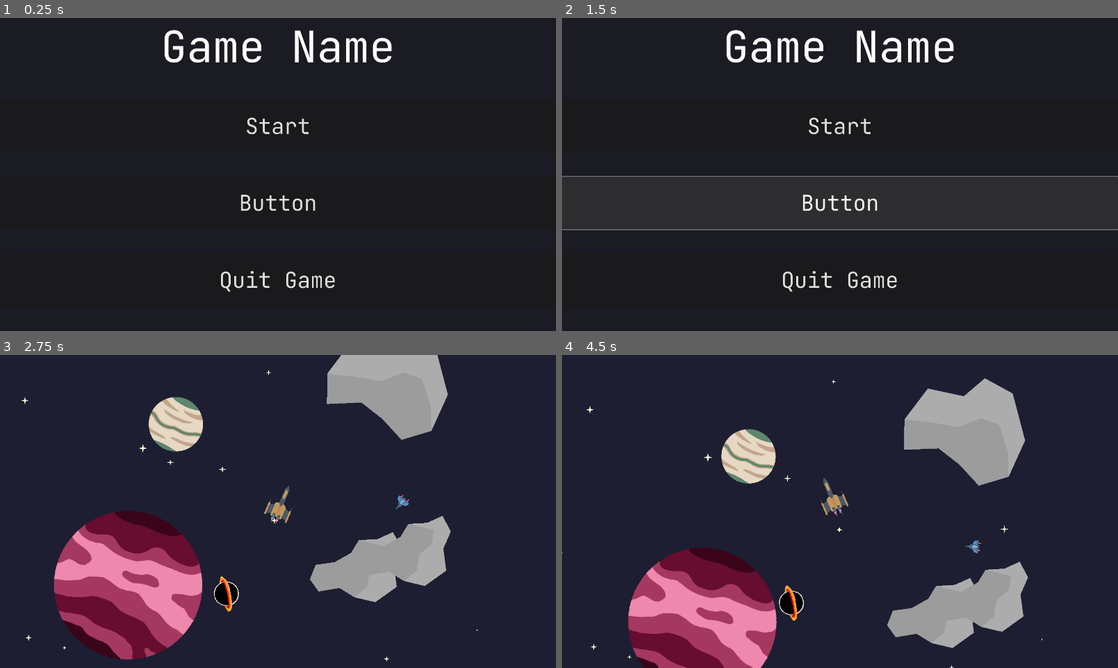
Above: before the commit, frames 1-4 (two rows, left to right).
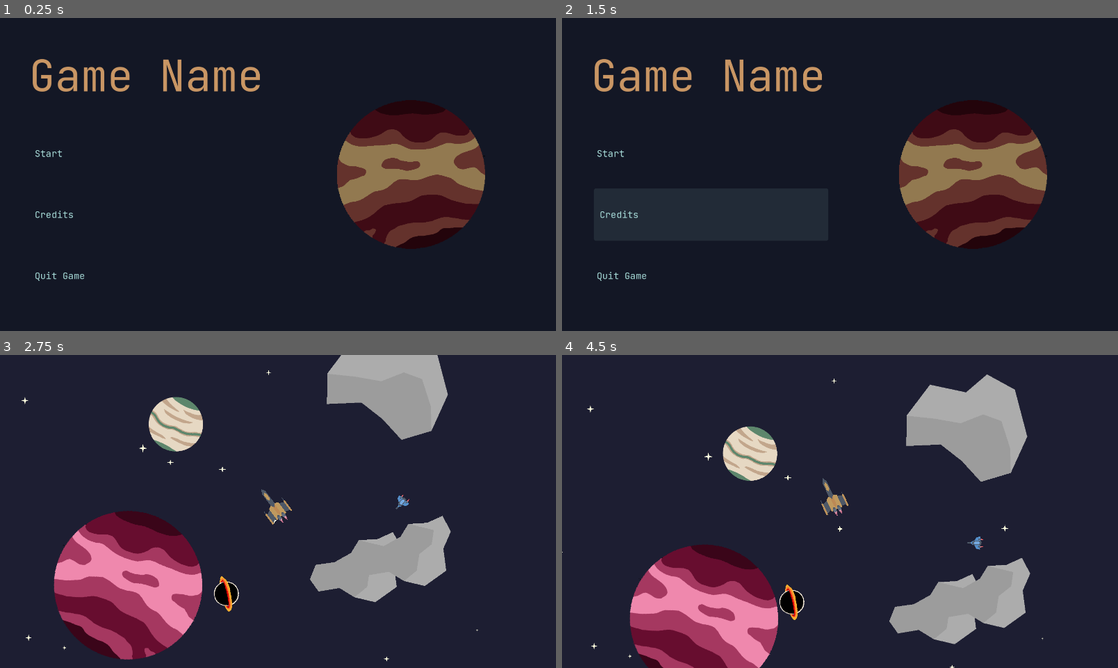
Above: after the commit, the same moments.

Repository: antax02/Ludum-Dare-58
Game: Godot game, scene res://scenes/ui/main_menu.tscn
The game is run twice, just before and just after one commit, with the same random seed, the same clock (stepped at 60 frames per second) and the same inputs.
Inputs (mouse positions are in pixels of both pictures, inside the frame that each line leads up to):
- Up to frame 1 (0.25 s): no input
- Up to frame 2 (1.5 s): click (840, 202) at 0.5 s, where only the run before the commit has a clickable "Button"; click (706, 215) at 1.25 s, where only the run after the commit has a clickable "Credits"
- Up to frame 3 (2.75 s): click "Start" at 2 s
- Up to frame 4 (4.5 s): move the mouse to (962, 495) at 2.77 s; hold Space (thrust) 2.78-3.53 s; hold Right mouse button (dash) 2.78-3.53 s; move the mouse to (728, 527) at 3.52 s; click (728, 527) at 3.6 s; move the mouse to (895, 442) at 4.27 s; hold Space (thrust) from 4.28 s (still down); hold Right mouse button (dash) from 4.28 s (still down)

The runs differ from the first frame. In frame 1, 13% of the frame differs, in the area x 5-88%, y 3-88%; in frame 2, 20%, in the area x 0-100%, y 3-88%; in frame 3, 0.2%; in frame 4, 4.7%.

Commit message:
Refactor main menu layout and add button hover animation
Reorganized the main menu scene structure for improved layout and visual hierarchy, including new containers and a planet image. Updated menu.gd to use explicit button references, added hover animations for buttons, and renamed signal handlers for clarity. Button styling and animation logic are now centralized for maintainability.

Diff:
--- a/scenes/ui/main_menu.tscn
+++ b/scenes/ui/main_menu.tscn
@@ -1,7 +1,8 @@
-[gd_scene load_steps=3 format=3 uid="uid://bsjqltcf88fn2"]
+[gd_scene load_steps=4 format=3 uid="uid://bsjqltcf88fn2"]
 
 [ext_resource type="Script" uid="uid://c8ikinlbxcjkg" path="res://scripts/menu.gd" id="1_fe2o3"]
 [ext_resource type="FontFile" uid="uid://ciwv1nxsex0wx" path="res://assets/fonts/JetBrainsMono-Regular.ttf" id="2_1g8jr"]
+[ext_resource type="Texture2D" uid="uid://but3detgwhiqj" path="res://assets/planet_01.png" id="3_1g8jr"]
 
 [node name="MainMenu" type="Control"]
 layout_mode = 3
@@ -12,6 +13,7 @@
 grow_vertical = 2
 
 [node name="menu" type="PanelContainer" parent="."]
+self_modulate = Color(3.3691526e-07, 0.39524272, 0.40246114, 0.5411765)
 layout_mode = 1
 anchors_preset = 15
 anchor_right = 1.0
@@ -20,11 +22,22 @@
 grow_vertical = 2
 script = ExtResource("1_fe2o3")
 
-[node name="VBoxContainer" type="VBoxContainer" parent="menu"]
+[node name="marign" type="MarginContainer" parent="menu"]
 layout_mode = 2
-theme_override_constants/separation = 85
+theme_override_constants/margin_left = 100
+theme_override_constants/margin_top = 100
+theme_override_constants/margin_right = 100
+theme_override_constants/margin_bottom = 100
 
-[node name="Game Name" type="Label" parent="menu/VBoxContainer"]
+[node name="layout" type="HBoxContainer" parent="menu/marign"]
+layout_mode = 2
+
+[node name="buttons" type="VBoxContainer" parent="menu/marign/layout"]
+layout_mode = 2
+theme_override_constants/separation = 0
+
+[node name="Game_Name" type="Label" parent="menu/marign/layout/buttons"]
+self_modulate = Color(0.7880323, 0.5890712, 0.39123064, 1)
 layout_mode = 2
 size_flags_vertical = 6
 theme_override_fonts/font = ExtResource("2_1g8jr")
@@ -32,33 +45,63 @@
 text = "Game Name"
 horizontal_alignment = 1
 
-[node name="Start" type="Button" parent="menu/VBoxContainer"]
+[node name="MarginContainer" type="MarginContainer" parent="menu/marign/layout/buttons"]
+layout_mode = 2
+theme_override_constants/margin_left = 0
+theme_override_constants/margin_top = 80
+theme_override_constants/margin_right = 0
+
+[node name="start" type="Button" parent="menu/marign/layout/buttons"]
+self_modulate = Color(0.66240066, 0.8693412, 0.8588538, 1)
 layout_mode = 2
 size_flags_vertical = 3
 theme_override_fonts/font = ExtResource("2_1g8jr")
 theme_override_font_sizes/font_size = 75
 text = "Start"
 
-[node name="Button2" type="Button" parent="menu/VBoxContainer"]
+[node name="MarginContainer2" type="MarginContainer" parent="menu/marign/layout/buttons"]
+layout_mode = 2
+theme_override_constants/margin_left = 0
+theme_override_constants/margin_top = 30
+theme_override_constants/margin_right = 0
+
+[node name="credits" type="Button" parent="menu/marign/layout/buttons"]
+self_modulate = Color(0.66240066, 0.8693412, 0.8588538, 1)
 layout_mode = 2
 size_flags_vertical = 3
 theme_override_fonts/font = ExtResource("2_1g8jr")
 theme_override_font_sizes/font_size = 75
-text = "Button"
+text = "Credits
+"
 
-[node name="Quit Game" type="Button" parent="menu/VBoxContainer"]
+[node name="MarginContainer3" type="MarginContainer" parent="menu/marign/layout/buttons"]
+layout_mode = 2
+theme_override_constants/margin_left = 0
+theme_override_constants/margin_top = 30
+theme_override_constants/margin_right = 0
+
+[node name="quit" type="Button" parent="menu/marign/layout/buttons"]
+self_modulate = Color(0.66240066, 0.8693412, 0.8588538, 1)
 layout_mode = 2
 size_flags_vertical = 3
 theme_override_fonts/font = ExtResource("2_1g8jr")
 theme_override_font_sizes/font_size = 75
 text = "Quit Game"
 
-[node name="MarginContainer5" type="MarginContainer" parent="menu/VBoxContainer"]
+[node name="MarginContainer" type="MarginContainer" parent="menu/marign/layout"]
 layout_mode = 2
-theme_override_constants/margin_left = 0
-theme_override_constants/margin_top = 0
-theme_override_constants/margin_right = 0
+theme_override_constants/margin_left = 100
 
-[connection signal="pressed" from="menu/VBoxContainer/Start" to="menu" method="_on_start_pressed"]
-[connection signal="pressed" from="menu/VBoxContainer/Button2" to="menu" method="_on_button_2_pressed"]
-[connection signal="pressed" from="menu/VBoxContainer/Quit Game" to="menu" method="_on_quit_game_pressed"]
+[node name="img_container" type="CenterContainer" parent="menu/marign/layout"]
+layout_mode = 2
+size_flags_horizontal = 3
+
+[node name="TextureRect" type="TextureRect" parent="menu/marign/layout/img_container"]
+modulate = Color(0.6085353, 0.89303005, 0.4600696, 1)
+layout_mode = 2
+texture = ExtResource("3_1g8jr")
+flip_h = true
+
+[connection signal="pressed" from="menu/marign/layout/buttons/start" to="menu" method="_on_start_pressed"]
+[connection signal="pressed" from="menu/marign/layout/buttons/credits" to="menu" method="_on_button_2_pressed"]
+[connection signal="pressed" from="menu/marign/layout/buttons/quit" to="menu" method="_on_quit_game_pressed"]
--- a/scripts/menu.gd
+++ b/scripts/menu.gd
@@ -1,15 +1,62 @@
 extends PanelContainer
 
 const WORLD = preload("res://scenes/world.tscn")
+@onready var play_button = $marign/layout/buttons/start
+@onready var credits_button = $marign/layout/buttons/credits
+@onready var quit_button = $marign/layout/buttons/quit
+@onready var title_label = $marign/layout/buttons/Game_Name
 
+var button_original_positions = {}
+
+func _ready():
+	play_button.pressed.connect(_on_start_pressed)
+	credits_button.pressed.connect(_on_credits_pressed)
+	quit_button.pressed.connect(_on_quit_pressed)
+
+	var buttons = get_all_buttons()
+	ButtonStyler.apply_style_to_buttons(buttons, HORIZONTAL_ALIGNMENT_LEFT)
+
+	await get_tree().process_frame
+	_setup_hover_animations(buttons)
+
+
+func get_all_buttons() -> Array[Button]:
+	return [play_button, credits_button, quit_button]
+
+
+func _setup_hover_animations(buttons: Array[Button]) -> void:
+	for button in buttons:
+		button_original_positions[button] = button.position.x
+		button.mouse_entered.connect(_on_button_hover.bind(button))
+		button.mouse_exited.connect(_on_button_unhover.bind(button))
+
+
+func _on_button_hover(button: Button):
+	if button_original_positions.has(button):
+		var tween = create_tween()
+		tween.set_ease(Tween.EASE_OUT)
+		tween.set_trans(Tween.TRANS_CUBIC)
+		tween.tween_property(button, "position:x",
+			button_original_positions[button] + ButtonStyler.HOVER_OFFSET,
+			ButtonStyler.HOVER_DURATION)
+
+
+func _on_button_unhover(button: Button):
+	if button_original_positions.has(button):
+		var tween = create_tween()
+		tween.set_ease(Tween.EASE_OUT)
+		tween.set_trans(Tween.TRANS_CUBIC)
+		tween.tween_property(button, "position:x",
+			button_original_positions[button],
+			ButtonStyler.HOVER_DURATION)
 
 func _on_start_pressed() -> void:
 	get_tree().change_scene_to_packed(WORLD)
 
 
-func _on_button_2_pressed() -> void:
+func _on_credits_pressed() -> void:
 	pass # Replace with function body.
 
 
-func _on_quit_game_pressed() -> void:
+func _on_quit_pressed() -> void:
 	get_tree().quit()
